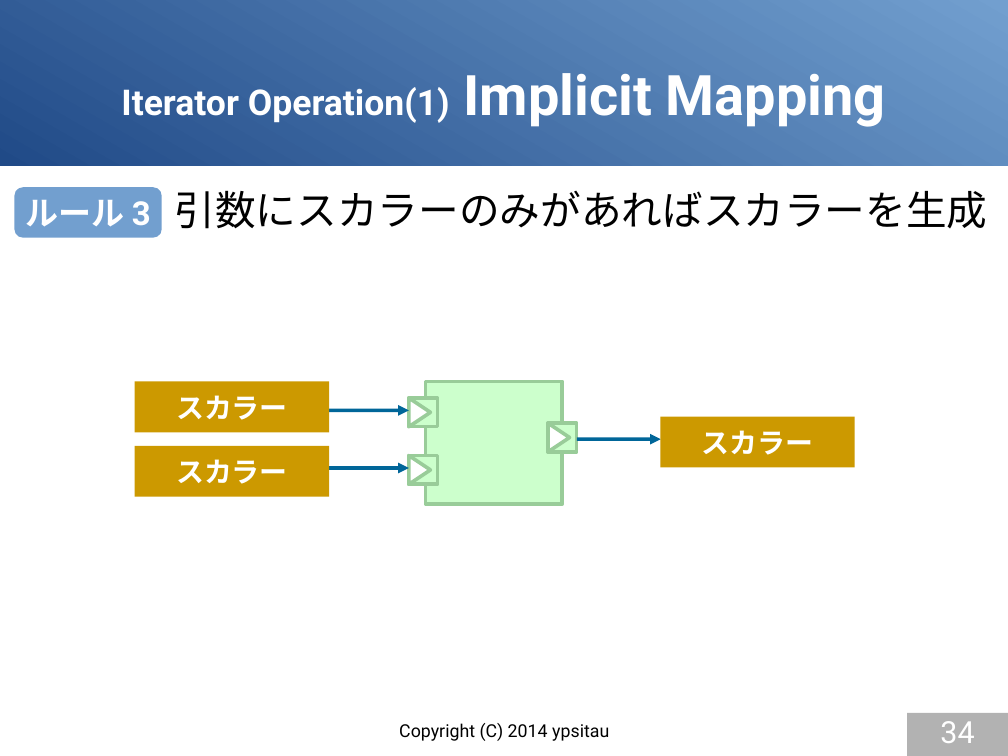
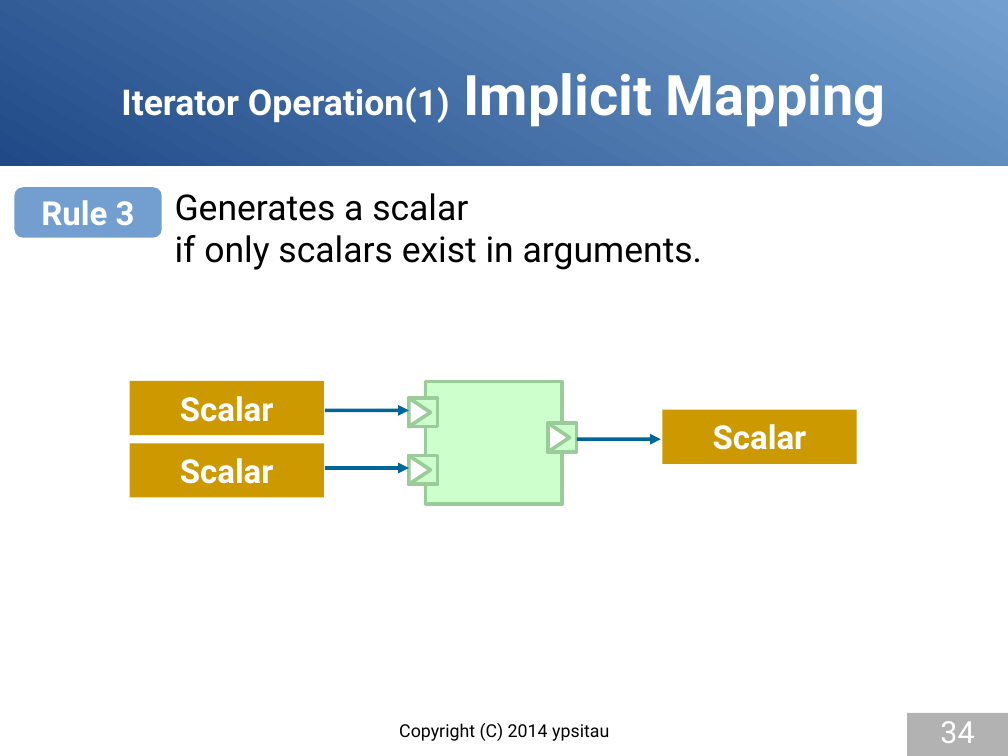
Before and after one commit to gura-lang/gura-doc, a slide deck: slide 34 of presentation/gura-introduction-e.odp. Drawn at 1008x756 pixels with LibreOffice and Linux fonts; fonts in the diff are those of the drawing. Boxes give left, top, right and bottom in pixels: in the first picture for what was removed or moved away, otherwise in the second. Text is boxed around its words. In the diff, an @@ line names an element or a change of style, - is before the commit and + after.

```diff
--- a/presentation/gura-introduction-e.odp
+++ b/presentation/gura-introduction-e.odp
@@ text in rounded rectangle at <box>41,200,135,226</box>: text changed @@
-ルール 3
+Rule 3
@@ text removed at <box>175,190,988,229</box> @@
-引数にスカラーのみがあればスカラーを生成
@@ text added at <box>175,193,702,270</box>, 28 pt, text #000000 @@
+Generates a scalar
+if only scalars exist in arguments.
@@ rectangle "Scalar": place and size @@
-rectangle "Scalar" at <box>134,381,329,433</box>
+rectangle "Scalar" at <box>130,381,325,435</box>
@@ text in rectangle at <box>180,396,274,422</box>: text changed; size 22 to 26 pt; font Courier New to Roboto @@
-スカラー
+Scalar
@@ rectangle removed at <box>660,417,855,468</box> @@
-スカラー
@@ rectangle added at <box>662,410,857,464</box>, fill #CC9900, 26 pt, text #FFFFFF, bold @@
+Scalar
@@ rectangle "Scalar": place and size @@
-rectangle "Scalar" at <box>134,446,329,498</box>
+rectangle "Scalar" at <box>130,444,325,498</box>
@@ text in rectangle at <box>180,458,274,484</box>: text changed; size 22 to 26 pt; font Courier New to Roboto @@
-スカラー
+Scalar
```
Also in this commit, not shown: 12 other slides changed, 5 slides added, 5 slides removed.
